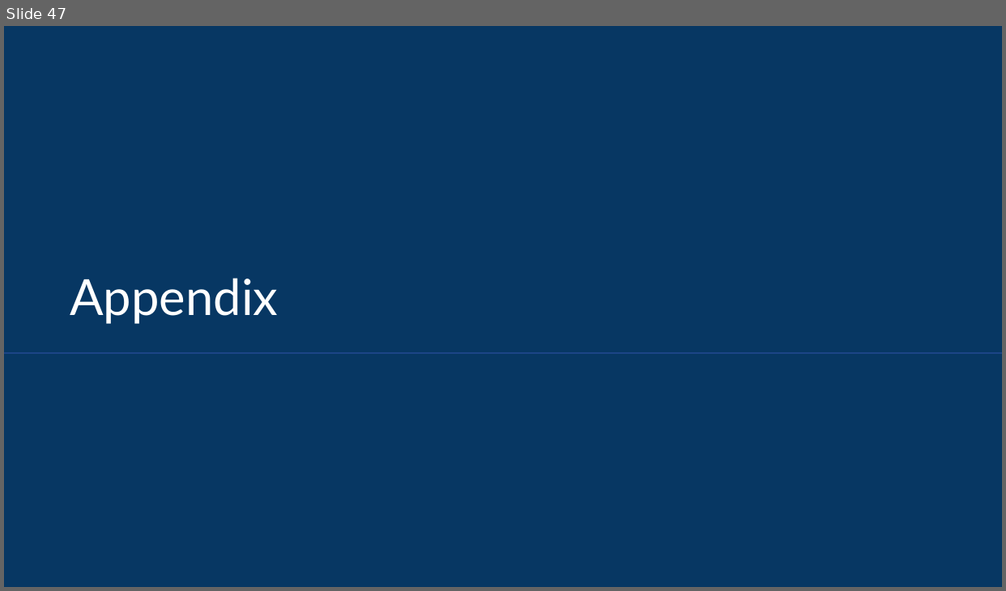
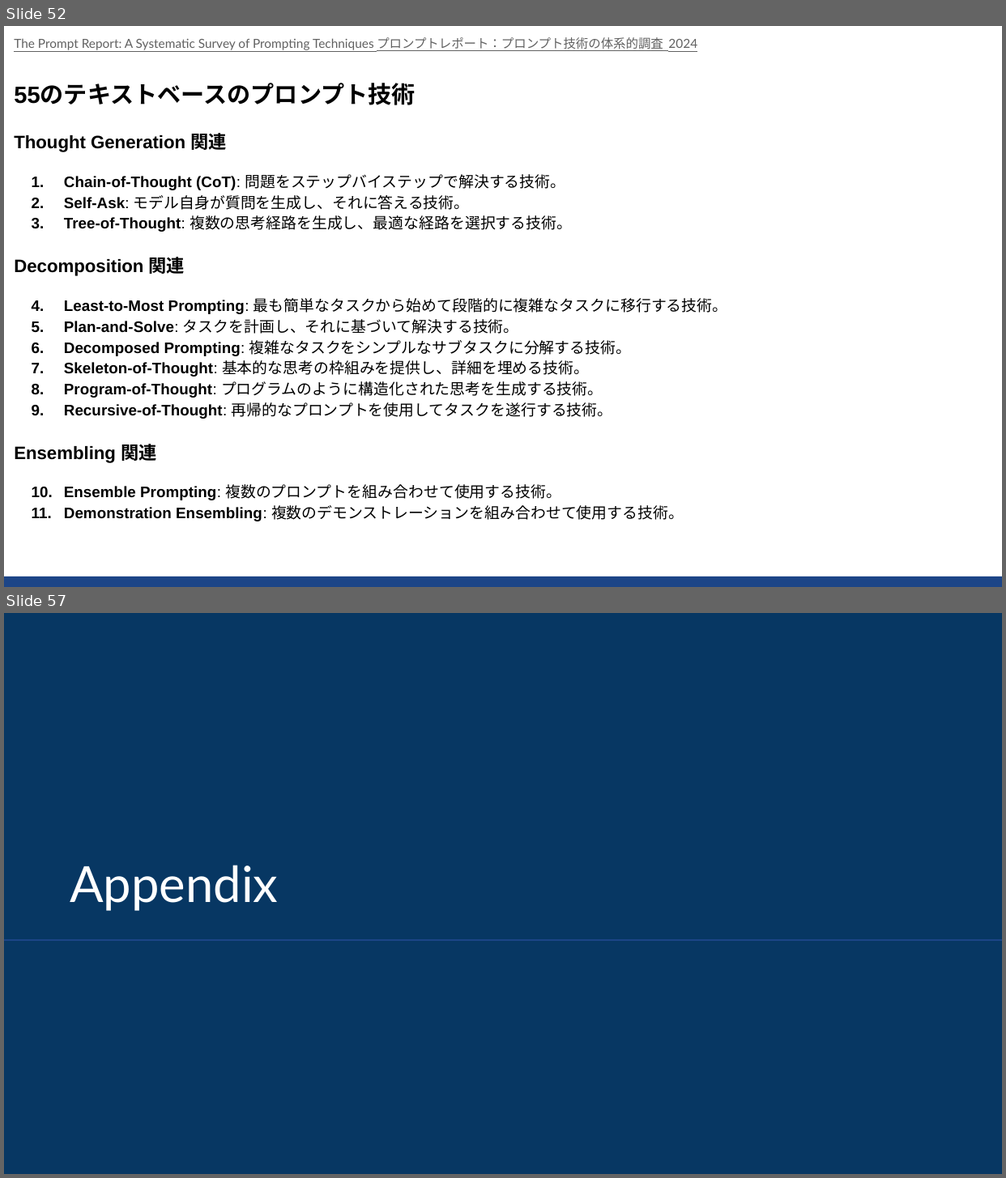
Before and after one commit to sekihan02/code_sundbox, a slide deck: 2024_LLM論文要約_6.pptx. Shown one above the other, each under a label of ours: slide 47 before the commit, slides 52 and 57 after it; the slides between them are not shown. The pictures are 1006x591 and 1006x1178 pixels, drawn with LibreOffice and Linux fonts; fonts in the diff are those of the drawing. Boxes give left, top, right and bottom in pixels: in the first picture for what was removed or moved away, otherwise in the second. Text is boxed around its words. In the diff, an @@ line names an element or a change of style, - is before the commit and + after.

```diff
--- a/2024_LLM論文要約_6.pptx
+++ b/2024_LLM論文要約_6.pptx
@@ slide 52 added at (4,26,1002,587), background #FFFFFF @@
@@ text added at (14,37,727,522), 11 pt, text #000000 @@
+The Prompt Report: A Systematic Survey of Prompting Techniques プロンプトレポート：プロンプト技術の体系的調査 2024
+55のテキストベースのプロンプト技術
+Thought Generation 関連
+1. Chain-of-Thought (CoT): 問題をステップバイステップで解決する技術。
+2. Self-Ask: モデル自身が質問を生成し、それに答える技術。
+3. Tree-of-Thought: 複数の思考経路を生成し、最適な経路を選択する技術。
+Decomposition 関連
+1. Least-to-Most Prompting: 最も簡単なタスクから始めて段階的に複雑なタスクに移行する技術。
+2. Plan-and-Solve: タスクを計画し、それに基づいて解決する技術。
+3. Decomposed Prompting: 複雑なタスクをシンプルなサブタスクに分解する技術。
+4. Skeleton-of-Thought: 基本的な思考の枠組みを提供し、詳細を埋める技術。
+5. Program-of-Thought: プログラムのように構造化された思考を生成する技術。
+6. Recursive-of-Thought: 再帰的なプロンプトを使用してタスクを遂行する技術。
+Ensembling 関連
+1. Ensemble Prompting: 複数のプロンプトを組み合わせて使用する技術。
+2. Demonstration Ensembling: 複数のデモンストレーションを組み合わせて使用する技術。
@@ rectangle added at (4,577,1002,587), fill #1C4587 @@
@@ what was slide 47 is now slide 57 @@
```
Also in this commit, not shown: 9 other slides added, 1 other file.
